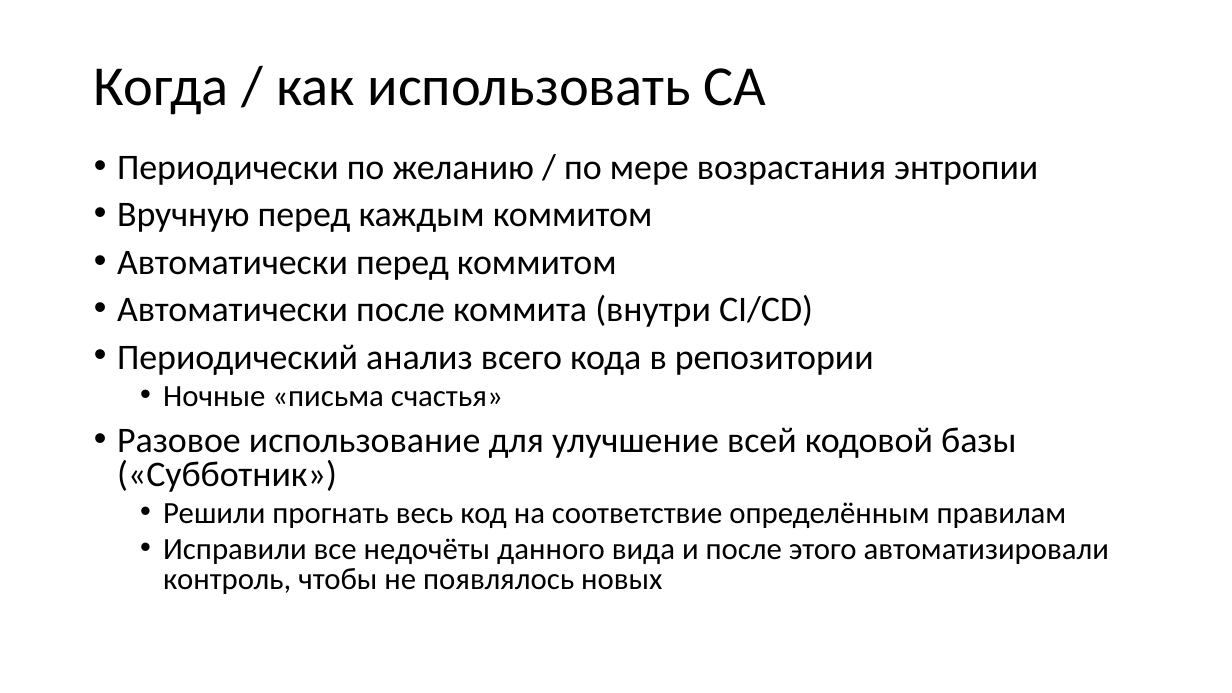
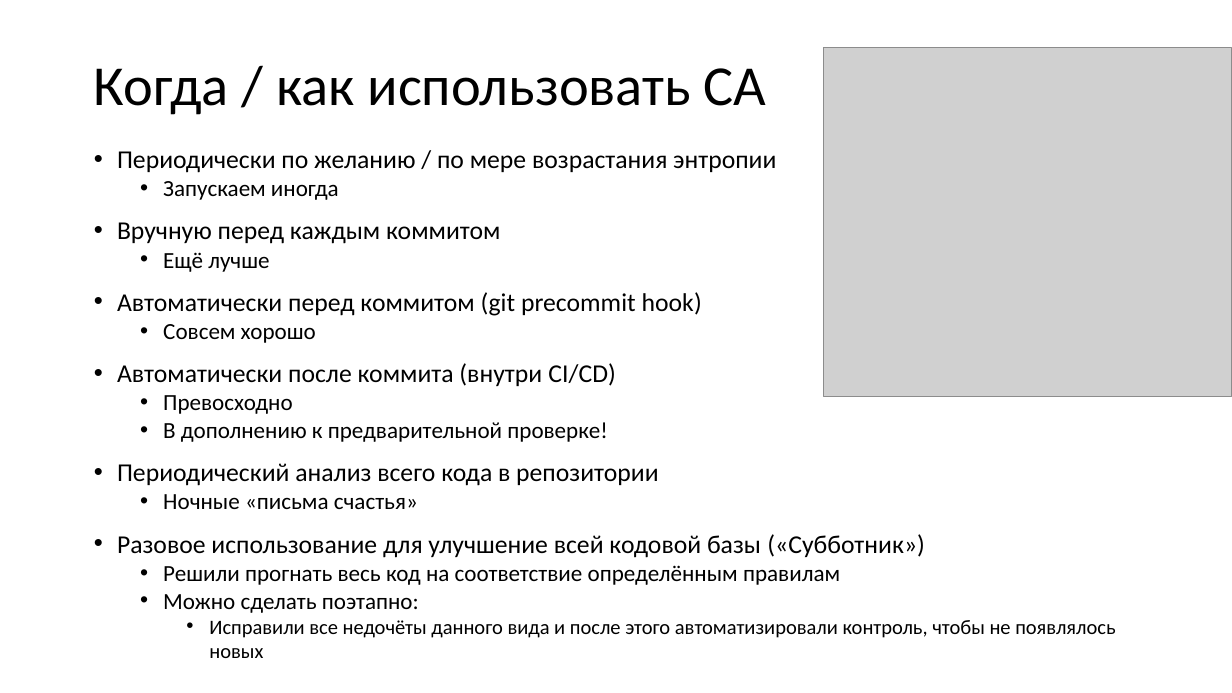
Before and after one commit to xtrueman/prog_instruments, a slide deck: slide 11 of presentations/StaticAnalysers.pptx. Drawn at 1232x693 pixels with LibreOffice and Linux fonts; fonts in the diff are those of the drawing; grey boxes stand for pictures. Boxes give left, top, right and bottom in pixels: in the first picture for what was removed or moved away, otherwise in the second. Text is boxed around its words. In the diff, an @@ line names an element or a change of style, - is before the commit and + after.

```diff
--- a/presentations/StaticAnalysers.pptx
+++ b/presentations/StaticAnalysers.pptx
@@ picture added at [823,48,1232,397] @@
@@ text at [117,151,1115,658]: size 28 to 20 pt in "Периодически по желанию / по мере возрастания ...", "Вручную перед каждым коммитом", "Автоматически после коммита (внутри CI/CD)", "Периодический анализ всего кода в репозитории" and 1 more places; size 24 to 18 pt in "Ночные «письма счастья»", "Решили прогнать весь код на соответствие определённым ..."; size 24 to 16 pt in "Исправили все недочёты данного вида и после ..."; line spacing 0.8 to 1; less space between paragraphs; list level 2 to 3 in "Исправили все недочёты данного вида ..." @@
@@ text at [163,181,339,200]: paragraph added @@
+  • Запускаем иногда
@@ text at [117,252,702,343]: text changed; size 28 to 20 pt @@
-• Автоматически перед коммитом
+  • Ещё лучше
+• Автоматически перед коммитом (git precommit hook)
+  • Совсем хорошо
@@ text at [163,395,607,442]: paragraphs added @@
+  • Превосходно
+  • В дополнению к предварительной проверке!
@@ text at [163,594,419,613]: paragraph added @@
+  • Можно сделать поэтапно:
```
Also in this commit, not shown: 41 other slides changed, 12 slides added, 2 slides removed.
